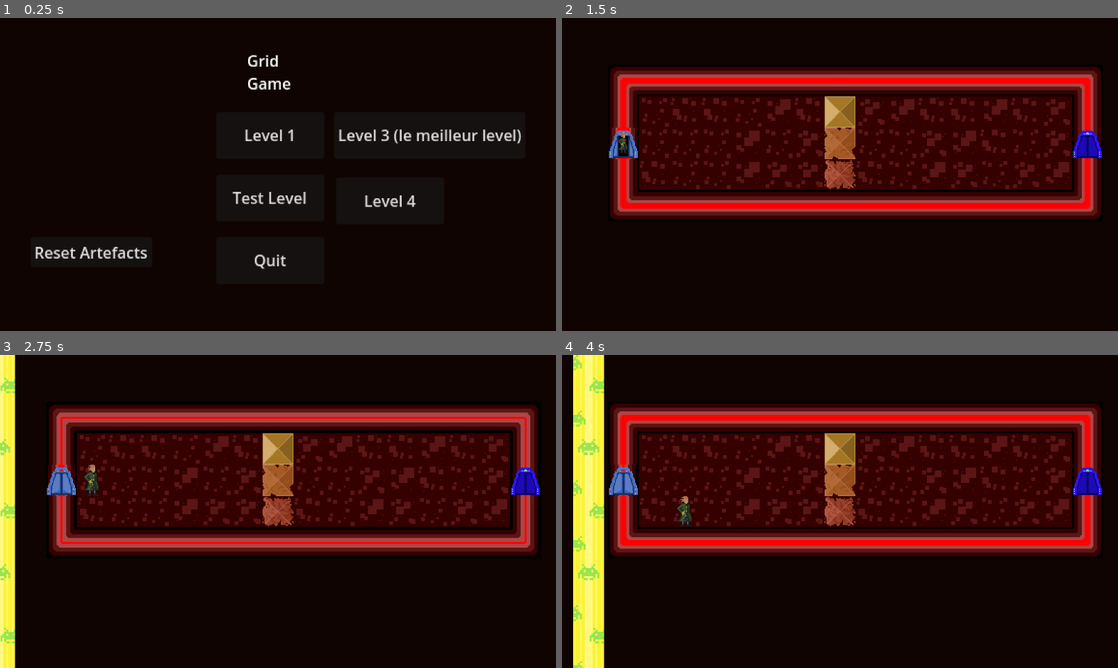
Above: before the commit, frames 1-4 (two rows, left to right).
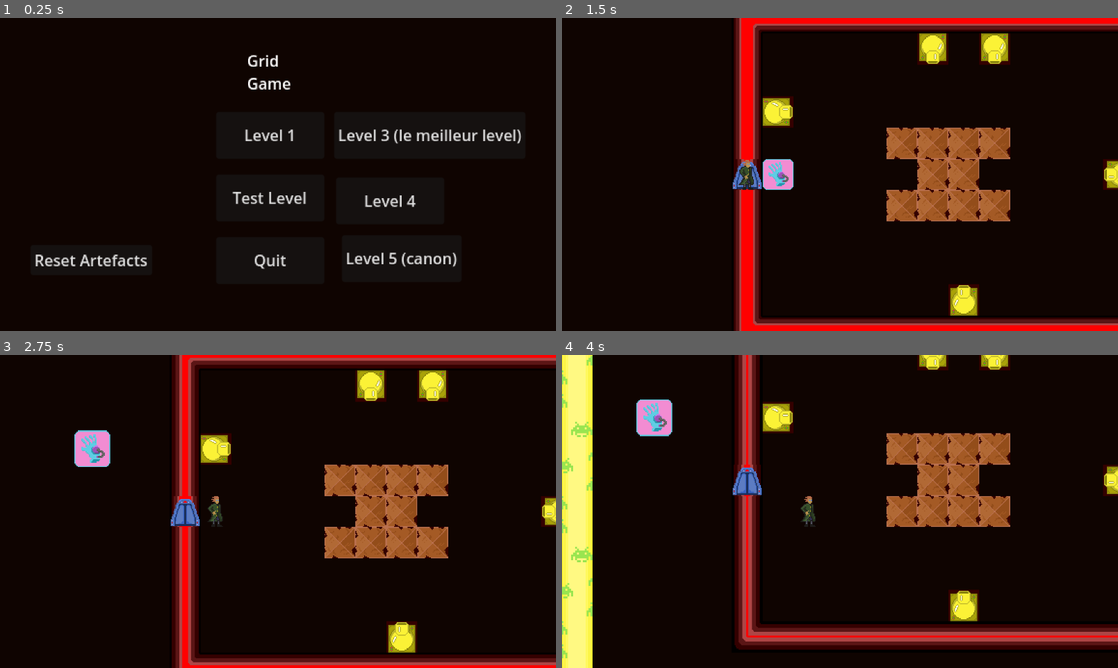
Above: after the commit, the same moments.

Repository: kwananak/GridGame
Game: Godot game, scene res://Scenes/Main.tscn
Two runs of this game, one before a commit and one after it. Both use one fixed random seed, a clock stepped at 60 frames per second and the inputs below.
Inputs (mouse positions are in pixels of both pictures, inside the frame that each line leads up to):
- Up to frame 1 (0.25 s): no input
- Up to frame 2 (1.5 s): click (962, 259) at 0.5 s, where only the run after the commit has a clickable "Level 5 (canon)"; click (834, 133) at 1.25 s, where only the run before the commit has a clickable "Level 1"
- Up to frame 3 (2.75 s): tap Enter at 2 s; hold D (right) from 2.03 s (still down); tap Space at 2.27 s
- Up to frame 4 (4 s): release D (right) at 2.78 s; hold S (down) 2.78-3.53 s; tap Space at 3.02 s; hold D (right) from 3.53 s (still down)

The runs differ from the first frame. In frame 1, 1.1% of the frame differs, in the area x 6-83%, y 73-80%; in frame 2, 51%; in frame 3, 53%; in frame 4, 57%, in the area x 0-100%, y 0-100%.

Commit message:
Level 5
Build lev 5 just to test some stuff.

Diff:
--- a/Scenes/Levels/Level4.tscn
+++ b/Scenes/Levels/Level4.tscn
@@ -13,6 +13,7 @@
 [ext_resource type="PackedScene" uid="uid://dqwkeaeqm4sj6" path="res://Scenes/Tiles/hardened_tile.tscn" id="9_c2ajx"]
 [ext_resource type="PackedScene" uid="uid://cikyqgvo7hc8p" path="res://Scenes/Tiles/key_tile.tscn" id="10_sufps"]
 [ext_resource type="PackedScene" uid="uid://cqafjth10skg2" path="res://Scenes/Tiles/freeze_tile.tscn" id="11_5mkme"]
+[ext_resource type="PackedScene" uid="uid://yym8dru78wa3" path="res://Scenes/Tiles/artefact_tile.tscn" id="12_4ei1p"]
 
 [node name="Level4" type="Node2D"]
 
@@ -1352,6 +1353,9 @@
 position = Vector2(352, 224)
 strength = 4
 
+[node name="ArtefactTile" parent="Trials" instance=ExtResource("12_4ei1p")]
+position = Vector2(896, 96)
+
 [node name="Firewall" parent="." instance=ExtResource("3_rg0ha")]
 position = Vector2(-32, 0)
 
--- /dev/null
+++ b/Scenes/Levels/Level5.tscn
@@ -0,0 +1,399 @@
+[gd_scene load_steps=15 format=3 uid="uid://cy3vbk7dvklk4"]
+
+[ext_resource type="PackedScene" uid="uid://dhqr3k2csmslo" path="res://Scenes/Prefabs/level_manager.tscn" id="1_teg8l"]
+[ext_resource type="PackedScene" uid="uid://f6ans0klrpqi" path="res://Scenes/Prefabs/ui.tscn" id="2_ffm6o"]
+[ext_resource type="PackedScene" uid="uid://cd0glhsrlf1wm" path="res://Scenes/Tiles/wall_tile.tscn" id="3_npw3j"]
+[ext_resource type="PackedScene" uid="uid://c63cfkhl1phmo" path="res://Scenes/Tiles/corner_wall_tile.tscn" id="4_ktfe7"]
+[ext_resource type="PackedScene" uid="uid://dqwkeaeqm4sj6" path="res://Scenes/Tiles/hardened_tile.tscn" id="5_sbvg8"]
+[ext_resource type="PackedScene" uid="uid://b1a5i0fukoe5k" path="res://Scenes/Tiles/end_tile.tscn" id="6_xhjbw"]
+[ext_resource type="PackedScene" uid="uid://c4u78iqhrfrx5" path="res://Scenes/Tiles/door_tile.tscn" id="7_jnoar"]
+[ext_resource type="PackedScene" uid="uid://cucuq7j1dctnn" path="res://Scenes/Tiles/start_tile.tscn" id="11_4m82q"]
+[ext_resource type="PackedScene" uid="uid://0tdclamt18y7" path="res://Scenes/Tiles/cannon_tile.tscn" id="12_u7k75"]
+[ext_resource type="PackedScene" uid="uid://c1rxtknyx8nnt" path="res://Scenes/Prefabs/path_enemy.tscn" id="13_b2flk"]
+[ext_resource type="PackedScene" uid="uid://cvjovpe2p6kot" path="res://Scenes/Prefabs/firewall.tscn" id="15_yr62f"]
+[ext_resource type="PackedScene" uid="uid://bjmgb6nib47p2" path="res://Scenes/Prefabs/player.tscn" id="16_3isy8"]
+[ext_resource type="PackedScene" uid="uid://yym8dru78wa3" path="res://Scenes/Tiles/artefact_tile.tscn" id="17_u7gu2"]
+
+[sub_resource type="Curve2D" id="Curve2D_jiynr"]
+
+[node name="Level5" type="Node2D"]
+
+[node name="LevelManager" parent="." instance=ExtResource("1_teg8l")]
+
+[node name="UI" parent="." instance=ExtResource("2_ffm6o")]
+
+[node name="Environment" type="Node" parent="."]
+
+[node name="Floor" type="Node" parent="Environment"]
+
+[node name="Walls" type="Node" parent="Environment"]
+
+[node name="WallTile" parent="Environment/Walls" instance=ExtResource("3_npw3j")]
+position = Vector2(224, 512)
+
+[node name="WallTile2" parent="Environment/Walls" instance=ExtResource("3_npw3j")]
+position = Vector2(256, 512)
+
+[node name="WallTile3" parent="Environment/Walls" instance=ExtResource("3_npw3j")]
+position = Vector2(288, 512)
+
+[node name="WallTile4" parent="Environment/Walls" instance=ExtResource("3_npw3j")]
+position = Vector2(320, 512)
+
+[node name="WallTile5" parent="Environment/Walls" instance=ExtResource("3_npw3j")]
+position = Vector2(352, 512)
+
+[node name="WallTile6" parent="Environment/Walls" instance=ExtResource("3_npw3j")]
+position = Vector2(224, 192)
+
+[node name="WallTile7" parent="Environment/Walls" instance=ExtResource("3_npw3j")]
+position = Vector2(256, 192)
+
+[node name="WallTile8" parent="Environment/Walls" instance=ExtResource("3_npw3j")]
+position = Vector2(288, 192)
+
+[node name="WallTile9" parent="Environment/Walls" instance=ExtResource("3_npw3j")]
+position = Vector2(320, 192)
+
+[node name="WallTile10" parent="Environment/Walls" instance=ExtResource("3_npw3j")]
+position = Vector2(352, 192)
+
+[node name="WallTile11" parent="Environment/Walls" instance=ExtResource("3_npw3j")]
+position = Vector2(384, 192)
+
+[node name="WallTile12" parent="Environment/Walls" instance=ExtResource("3_npw3j")]
+position = Vector2(416, 192)
+
+[node name="WallTile21" parent="Environment/Walls" instance=ExtResource("3_npw3j")]
+position = Vector2(448, 192)
+
+[node name="WallTile22" parent="Environment/Walls" instance=ExtResource("3_npw3j")]
+position = Vector2(480, 192)
+
+[node name="WallTile23" parent="Environment/Walls" instance=ExtResource("3_npw3j")]
+position = Vector2(512, 192)
+
+[node name="WallTile24" parent="Environment/Walls" instance=ExtResource("3_npw3j")]
+position = Vector2(544, 192)
+
+[node name="WallTile25" parent="Environment/Walls" instance=ExtResource("3_npw3j")]
+position = Vector2(576, 192)
+
+[node name="WallTile26" parent="Environment/Walls" instance=ExtResource("3_npw3j")]
+position = Vector2(608, 192)
+
+[node name="WallTile27" parent="Environment/Walls" instance=ExtResource("3_npw3j")]
+position = Vector2(640, 192)
+
+[node name="WallTile28" parent="Environment/Walls" instance=ExtResource("3_npw3j")]
+position = Vector2(672, 192)
+
+[node name="WallTile29" parent="Environment/Walls" instance=ExtResource("3_npw3j")]
+position = Vector2(704, 192)
+
+[node name="WallTile30" parent="Environment/Walls" instance=ExtResource("3_npw3j")]
+position = Vector2(736, 192)
+
+[node name="WallTile31" parent="Environment/Walls" instance=ExtResource("3_npw3j")]
+position = Vector2(768, 192)
+
+[node name="WallTile32" parent="Environment/Walls" instance=ExtResource("3_npw3j")]
+position = Vector2(800, 192)
+
+[node name="WallTile33" parent="Environment/Walls" instance=ExtResource("3_npw3j")]
+position = Vector2(832, 192)
+
+[node name="WallTile34" parent="Environment/Walls" instance=ExtResource("3_npw3j")]
+position = Vector2(864, 192)
+
+[node name="WallTile44" parent="Environment/Walls" instance=ExtResource("3_npw3j")]
+position = Vector2(1024, 256)
+
+[node name="WallTile45" parent="Environment/Walls" instance=ExtResource("3_npw3j")]
+position = Vector2(1056, 256)
+
+[node name="WallTile46" parent="Environment/Walls" instance=ExtResource("3_npw3j")]
+position = Vector2(1088, 256)
+
+[node name="WallTile47" parent="Environment/Walls" instance=ExtResource("3_npw3j")]
+position = Vector2(1120, 256)
+
+[node name="WallTile48" parent="Environment/Walls" instance=ExtResource("3_npw3j")]
+position = Vector2(1152, 256)
+
+[node name="WallTile35" parent="Environment/Walls" instance=ExtResource("3_npw3j")]
+position = Vector2(896, 192)
+
+[node name="WallTile36" parent="Environment/Walls" instance=ExtResource("3_npw3j")]
+position = Vector2(928, 192)
+
+[node name="WallTile37" parent="Environment/Walls" instance=ExtResource("3_npw3j")]
+position = Vector2(960, 192)
+
+[node name="WallTile13" parent="Environment/Walls" instance=ExtResource("3_npw3j")]
+position = Vector2(192, 224)
+rotation = 1.5708
+
+[node name="WallTile14" parent="Environment/Walls" instance=ExtResource("3_npw3j")]
+position = Vector2(192, 256)
+rotation = 1.5708
+
+[node name="WallTile74" parent="Environment/Walls" instance=ExtResource("3_npw3j")]
+position = Vector2(992, 224)
+rotation = 1.5708
+
+[node name="WallTile15" parent="Environment/Walls" instance=ExtResource("3_npw3j")]
+position = Vector2(192, 288)
+rotation = 1.5708
+
+[node name="WallTile16" parent="Environment/Walls" instance=ExtResource("3_npw3j")]
+position = Vector2(192, 320)
+rotation = 1.5708
+
+[node name="WallTile17" parent="Environment/Walls" instance=ExtResource("3_npw3j")]
+position = Vector2(192, 416)
+rotation = 1.5708
+
+[node name="WallTile20" parent="Environment/Walls" instance=ExtResource("3_npw3j")]
+position = Vector2(192, 448)
+rotation = 1.5708
+
+[node name="WallTile19" parent="Environment/Walls" instance=ExtResource("3_npw3j")]
+position = Vector2(192, 480)
+rotation = 1.5708
+
+[node name="WallTile18" parent="Environment/Walls" instance=ExtResource("3_npw3j")]
+position = Vector2(192, 384)
+rotation = 1.5708
+
+[node name="WallTile38" parent="Environment/Walls" instance=ExtResource("3_npw3j")]
+position = Vector2(1184, 448)
+rotation = 1.5708
+
+[node name="WallTile39" parent="Environment/Walls" instance=ExtResource("3_npw3j")]
+position = Vector2(1184, 480)
+rotation = 1.5708
+
+[node name="WallTile40" parent="Environment/Walls" instance=ExtResource("3_npw3j")]
+position = Vector2(1184, 416)
+rotation = 1.5708
+
+[node name="WallTile41" parent="Environment/Walls" instance=ExtResource("3_npw3j")]
+position = Vector2(1184, 320)
+rotation = 1.5708
+
+[node name="WallTile42" parent="Environment/Walls" instance=ExtResource("3_npw3j")]
+position = Vector2(1184, 352)
+rotation = 1.5708
+
+[node name="WallTile43" parent="Environment/Walls" instance=ExtResource("3_npw3j")]
+position = Vector2(1184, 288)
+rotation = 1.5708
+
+[node name="CornerWallTile5" parent="Environment/Walls" instance=ExtResource("4_ktfe7")]
+position = Vector2(192, 192)
+
+[node name="CornerWallTile2" parent="Environment/Walls" instance=ExtResource("4_ktfe7")]
+position = Vector2(992, 192)
+rotation = 1.5708
+
+[node name="CornerWallTile8" parent="Environment/Walls" instance=ExtResource("4_ktfe7")]
+position = Vector2(1184, 256)
+rotation = 1.5708
+
+[node name="CornerWallTile3" parent="Environment/Walls" instance=ExtResource("4_ktfe7")]
+position = Vector2(256, 96)
+rotation = -3.14159
+
+[node name="CornerWallTile7" parent="Environment/Walls" instance=ExtResource("4_ktfe7")]
+position = Vector2(1184, 512)
+rotation = -3.14159
+
+[node name="CornerWallTile4" parent="Environment/Walls" instance=ExtResource("4_ktfe7")]
+position = Vector2(352, 96)
+rotation = -1.5708
+
+[node name="CornerWallTile6" parent="Environment/Walls" instance=ExtResource("4_ktfe7")]
+position = Vector2(192, 512)
+rotation = -1.5708
+
+[node name="CornerWallTile9" parent="Environment/Walls" instance=ExtResource("4_ktfe7")]
+position = Vector2(992, 256)
+rotation = -1.5708
+
+[node name="WallTile49" parent="Environment/Walls" instance=ExtResource("3_npw3j")]
+position = Vector2(384, 512)
+
+[node name="WallTile50" parent="Environment/Walls" instance=ExtResource("3_npw3j")]
+position = Vector2(416, 512)
+
+[node name="WallTile51" parent="Environment/Walls" instance=ExtResource("3_npw3j")]
+position = Vector2(448, 512)
+
+[node name="WallTile52" parent="Environment/Walls" instance=ExtResource("3_npw3j")]
+position = Vector2(480, 512)
+
+[node name="WallTile53" parent="Environment/Walls" instance=ExtResource("3_npw3j")]
+position = Vector2(512, 512)
+
+[node name="WallTile54" parent="Environment/Walls" instance=ExtResource("3_npw3j")]
+position = Vector2(544, 512)
+
+[node name="WallTile55" parent="Environment/Walls" instance=ExtResource("3_npw3j")]
+position = Vector2(576, 512)
+
+[node name="WallTile56" parent="Environment/Walls" instance=ExtResource("3_npw3j")]
+position = Vector2(608, 512)
+
+[node name="WallTile57" parent="Environment/Walls" instance=ExtResource("3_npw3j")]
+position = Vector2(640, 512)
+
+[node name="WallTile58" parent="Environment/Walls" instance=ExtResource("3_npw3j")]
+position = Vector2(672, 512)
+
+[node name="WallTile59" parent="Environment/Walls" instance=ExtResource("3_npw3j")]
+position = Vector2(704, 512)
+
+[node name="WallTile60" parent="Environment/Walls" instance=ExtResource("3_npw3j")]
+position = Vector2(736, 512)
+
+[node name="WallTile61" parent="Environment/Walls" instance=ExtResource("3_npw3j")]
+position = Vector2(768, 512)
+
+[node name="WallTile62" parent="Environment/Walls" instance=ExtResource("3_npw3j")]
+position = Vector2(800, 512)
+
+[node name="WallTile63" parent="Environment/Walls" instance=ExtResource("3_npw3j")]
+position = Vector2(832, 512)
+
+[node name="WallTile64" parent="Environment/Walls" instance=ExtResource("3_npw3j")]
+position = Vector2(864, 512)
+
+[node name="WallTile65" parent="Environment/Walls" instance=ExtResource("3_npw3j")]
+position = Vector2(896, 512)
+
+[node name="WallTile66" parent="Environment/Walls" instance=ExtResource("3_npw3j")]
+position = Vector2(928, 512)
+
+[node name="WallTile67" parent="Environment/Walls" instance=ExtResource("3_npw3j")]
+position = Vector2(960, 512)
+
+[node name="WallTile68" parent="Environment/Walls" instance=ExtResource("3_npw3j")]
+position = Vector2(992, 512)
+
+[node name="WallTile69" parent="Environment/Walls" instance=ExtResource("3_npw3j")]
+position = Vector2(1024, 512)
+
+[node name="WallTile70" parent="Environment/Walls" instance=ExtResource("3_npw3j")]
+position = Vector2(1056, 512)
+
+[node name="WallTile71" parent="Environment/Walls" instance=ExtResource("3_npw3j")]
+position = Vector2(1088, 512)
+
+[node name="WallTile72" parent="Environment/Walls" instance=ExtResource("3_npw3j")]
+position = Vector2(1120, 512)
+
+[node name="WallTile73" parent="Environment/Walls" instance=ExtResource("3_npw3j")]
+position = Vector2(1152, 512)
+
+[node name="Trials" type="Node" parent="."]
+
+[node name="HardenedTile" parent="Trials" instance=ExtResource("5_sbvg8")]
+position = Vector2(352, 320)
+
+[node name="HardenedTile2" parent="Trials" instance=ExtResource("5_sbvg8")]
+position = Vector2(384, 320)
+
+[node name="HardenedTile3" parent="Trials" instance=ExtResource("5_sbvg8")]
+position = Vector2(416, 320)
+
+[node name="HardenedTile4" parent="Trials" instance=ExtResource("5_sbvg8")]
+position = Vector2(448, 320)
+
+[node name="HardenedTile5" parent="Trials" instance=ExtResource("5_sbvg8")]
+position = Vector2(416, 352)
+
+[node name="HardenedTile11" parent="Trials" instance=ExtResource("5_sbvg8")]
+position = Vector2(384, 352)
+
+[node name="HardenedTile6" parent="Trials" instance=ExtResource("5_sbvg8")]
+position = Vector2(384, 384)
+
+[node name="HardenedTile9" parent="Trials" instance=ExtResource("5_sbvg8")]
+position = Vector2(352, 384)
+
+[node name="HardenedTile10" parent="Trials" instance=ExtResource("5_sbvg8")]
+position = Vector2(448, 384)
+
+[node name="HardenedTile7" parent="Trials" instance=ExtResource("5_sbvg8")]
+position = Vector2(416, 384)
+
+[node name="HardenedTile8" parent="Trials" instance=ExtResource("5_sbvg8")]
+position = Vector2(416, 384)
+
+[node name="GameplayElements" type="Node" parent="Trials"]
+
+[node name="EndTile" parent="Trials/GameplayElements" instance=ExtResource("6_xhjbw")]
+position = Vector2(1184, 384)
+
+[node name="DoorTile" parent="Trials/GameplayElements" instance=ExtResource("7_jnoar")]
+position = Vector2(1184, 384)
+
+[node name="StartTile" parent="Trials/GameplayElements" instance=ExtResource("11_4m82q")]
+position = Vector2(192, 352)
+
+[node name="CannonTile" parent="Trials/GameplayElements" instance=ExtResource("12_u7k75")]
+position = Vector2(224, 288)
+cannon_recharge = 3
+
+[node name="CannonTile2" parent="Trials/GameplayElements" instance=ExtResource("12_u7k75")]
+position = Vector2(448, 224)
+rotation = 1.5708
+cannon_recharge = 3
+
+[node name="CannonTile6" parent="Trials/GameplayElements" instance=ExtResource("12_u7k75")]
+position = Vector2(768, 224)
+rotation = 1.5708
+cannon_recharge = 3
+
+[node name="CannonTile5" parent="Trials/GameplayElements" instance=ExtResource("12_u7k75")]
+position = Vector2(384, 224)
+rotation = 1.5708
+cannon_recharge = 3
+
+[node name="CannonTile3" parent="Trials/GameplayElements" instance=ExtResource("12_u7k75")]
+position = Vector2(576, 352)
+rotation = -3.14159
+cannon_recharge = 4
+
+[node name="CannonTile4" parent="Trials/GameplayElements" instance=ExtResource("12_u7k75")]
+position = Vector2(416, 480)
+rotation = -1.5708
+cannon_recharge = 3
+
+[node name="CannonTile7" parent="Trials/GameplayElements" instance=ExtResource("12_u7k75")]
+position = Vector2(928, 480)
+rotation = -1.5708
+cannon_recharge = 3
+
+[node name="Path2D" type="Path2D" parent="Trials/GameplayElements"]
+position = Vector2(672, 288)
+curve = SubResource("Curve2D_jiynr")
+
+[node name="Path2D2" type="Path2D" parent="Trials/GameplayElements"]
+position = Vector2(671.816, 351.558)
+curve = SubResource("Curve2D_jiynr")
+
+[node name="PathEnemy" parent="Trials/GameplayElements" node_paths=PackedStringArray("path_nodes") instance=ExtResource("13_b2flk")]
+position = Vector2(736, 288)
+path_nodes = [NodePath("../Path2D"), NodePath("../Path2D2")]
+
+[node name="Firewall" parent="." instance=ExtResource("15_yr62f")]
+position = Vector2(-32, 0)
+
+[node name="Player" parent="." instance=ExtResource("16_3isy8")]
+z_index = 1
+position = Vector2(64, 64)
+
+[node name="ArtefactTile" parent="." instance=ExtResource("17_u7gu2")]
+position = Vector2(224, 352)
--- a/Scenes/Main.tscn
+++ b/Scenes/Main.tscn
@@ -54,6 +54,14 @@
 offset_bottom = 144.0
 text = "Level 1"
 
+[node name="Level5Button" type="Button" parent="Menu"]
+texture_filter = 1
+offset_left = 354.0
+offset_top = 222.0
+offset_right = 466.0
+offset_bottom = 270.0
+text = "Level 5 (canon)"
+
 [node name="Level4Button" type="Button" parent="Menu"]
 texture_filter = 1
 offset_left = 348.0
@@ -88,9 +96,9 @@
 
 [node name="ResetArtefacts" type="Button" parent="Menu"]
 offset_left = 32.0
-offset_top = 224.0
+offset_top = 232.0
 offset_right = 158.0
-offset_bottom = 255.0
+offset_bottom = 263.0
 text = "Reset Artefacts"
 
 [node name="ArtefactHolder" type="Node2D" parent="."]
@@ -104,6 +112,7 @@
 sprite_frames = SubResource("SpriteFrames_8cxo0")
 
 [connection signal="pressed" from="Menu/Level1Button" to="." method="call_level" binds= [1]]
+[connection signal="pressed" from="Menu/Level5Button" to="." method="call_level" binds= [5]]
 [connection signal="pressed" from="Menu/Level4Button" to="." method="call_level" binds= [4]]
 [connection signal="pressed" from="Menu/Level3Button" to="." method="call_level" binds= [3]]
 [connection signal="pressed" from="Menu/TestLevelButton" to="." method="_on_test_level_button_pressed"]
Not shown: 1 places in Scenes/Levels/Level4.tscn that only renumber resources
